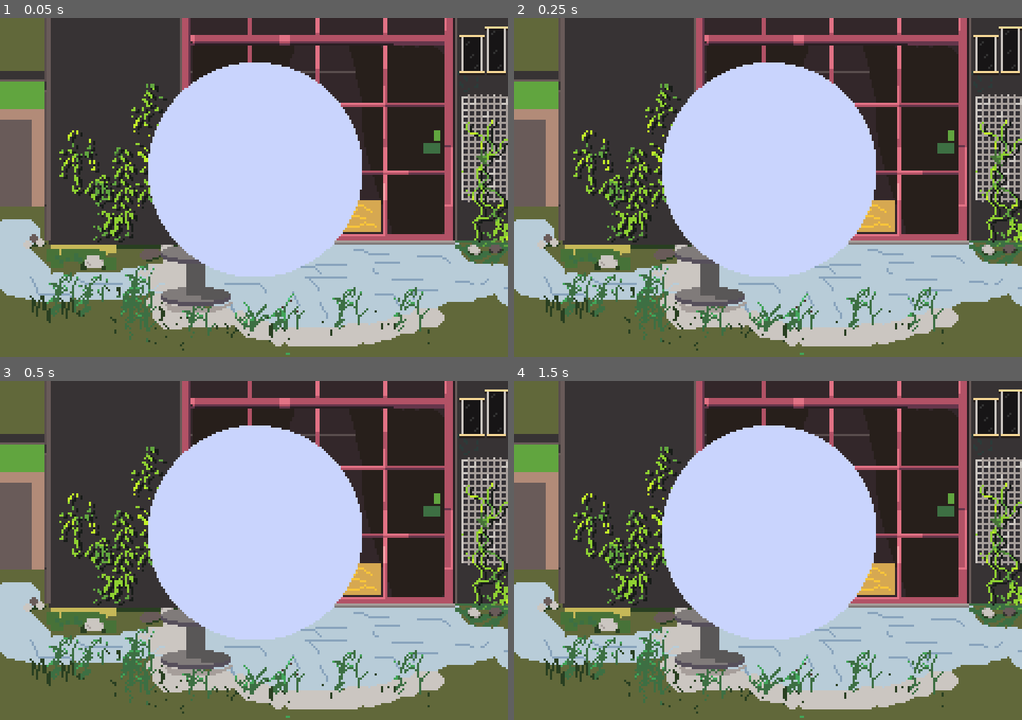
Above: before the commit, frames 1-4 (two rows, left to right).
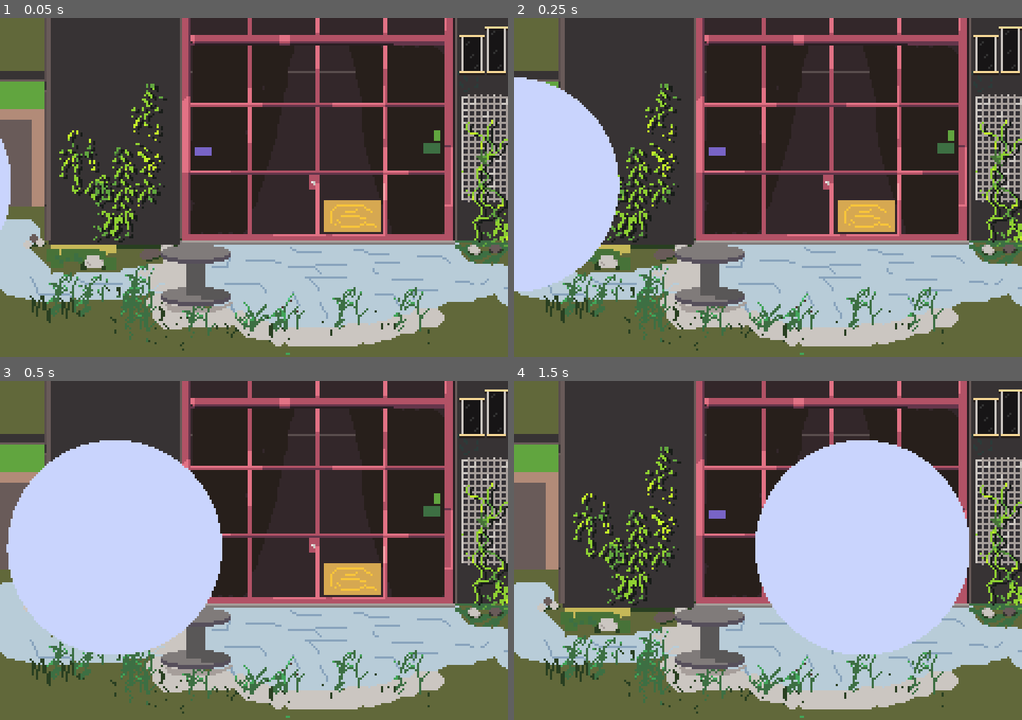
Above: after the commit, the same moments.

Repository: goudreinette/Reunited
Game: Godot game, scene res://start.tscn
Two runs of this game, one before a commit and one after it. Both use one fixed random seed, a clock stepped at 60 frames per second and the inputs below.
Inputs:
- Up to frame 1 (0.05 s): no input
- Up to frame 2 (0.25 s): no input
- Up to frame 3 (0.5 s): no input
- Up to frame 4 (1.5 s): tap Enter at 1.25 s

The runs differ from the first frame. In frame 1, 21% of the frame differs, in the area x 0-72%, y 13-77%; in frame 2, 31%; in frame 3, 33%, in the area x 1-72%, y 13-81%; in frame 4, 23%.

Commit message:
circle entrance animation

Diff:
--- a/start.tscn
+++ b/start.tscn
@@ -1,7 +1,43 @@
-[gd_scene load_steps=4 format=3 uid="uid://gkc2i8joicnh"]
+[gd_scene load_steps=7 format=3 uid="uid://gkc2i8joicnh"]
 
 [ext_resource type="Texture2D" uid="uid://edgjjkqemh5b" path="res://resolution-test.png" id="1_dbd6i"]
 [ext_resource type="Texture2D" uid="uid://bt07w1d7opbye" path="res://circle.png" id="2_jno5e"]
+
+[sub_resource type="Animation" id="Animation_b2j2j"]
+resource_name = "enter"
+tracks/0/type = "value"
+tracks/0/imported = false
+tracks/0/enabled = true
+tracks/0/path = NodePath("../Circle:position")
+tracks/0/interp = 1
+tracks/0/loop_wrap = true
+tracks/0/keys = {
+"times": PackedFloat32Array(0, 1, 6.6),
+"transitions": PackedFloat32Array(1, 1, 1),
+"update": 0,
+"values": [Vector2(-56, 79), Vector2(165, 79), Vector2(-56, 79)]
+}
+
+[sub_resource type="Animation" id="Animation_otiuu"]
+length = 0.001
+tracks/0/type = "value"
+tracks/0/imported = false
+tracks/0/enabled = true
+tracks/0/path = NodePath("../Circle:position")
+tracks/0/interp = 1
+tracks/0/loop_wrap = true
+tracks/0/keys = {
+"times": PackedFloat32Array(0),
+"transitions": PackedFloat32Array(1),
+"update": 0,
+"values": [Vector2(-56, 79)]
+}
+
+[sub_resource type="AnimationLibrary" id="AnimationLibrary_mlw3s"]
+_data = {
+"RESET": SubResource("Animation_otiuu"),
+"enter": SubResource("Animation_b2j2j")
+}
 
 [sub_resource type="ParticleProcessMaterial" id="ParticleProcessMaterial_hsgrh"]
 particle_flag_disable_z = true
@@ -14,13 +50,20 @@
 position = Vector2(120, 80)
 texture = ExtResource("1_dbd6i")
 
+[node name="Circle" type="Sprite2D" parent="."]
+texture_filter = 1
+position = Vector2(-56, 79)
+scale = Vector2(0.0996094, 0.0996094)
+texture = ExtResource("2_jno5e")
+
+[node name="AnimationPlayer" type="AnimationPlayer" parent="Circle"]
+root_node = NodePath("../../GPUParticles2D")
+libraries = {
+"": SubResource("AnimationLibrary_mlw3s")
+}
+autoplay = "enter"
+
 [node name="GPUParticles2D" type="GPUParticles2D" parent="."]
 visible = false
 position = Vector2(124, 67)
 process_material = SubResource("ParticleProcessMaterial_hsgrh")
-
-[node name="Circle" type="Sprite2D" parent="."]
-texture_filter = 1
-position = Vector2(121, 72)
-scale = Vector2(0.0996094, 0.0996094)
-texture = ExtResource("2_jno5e")
